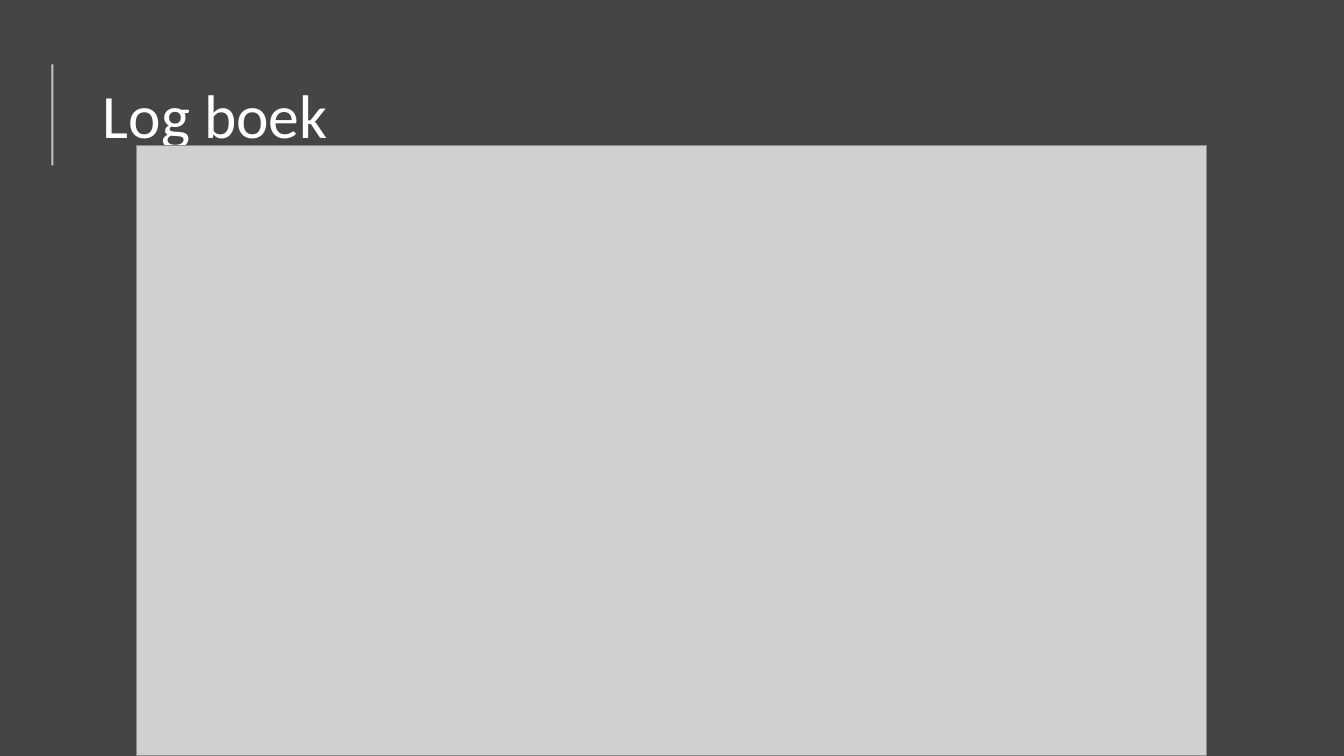
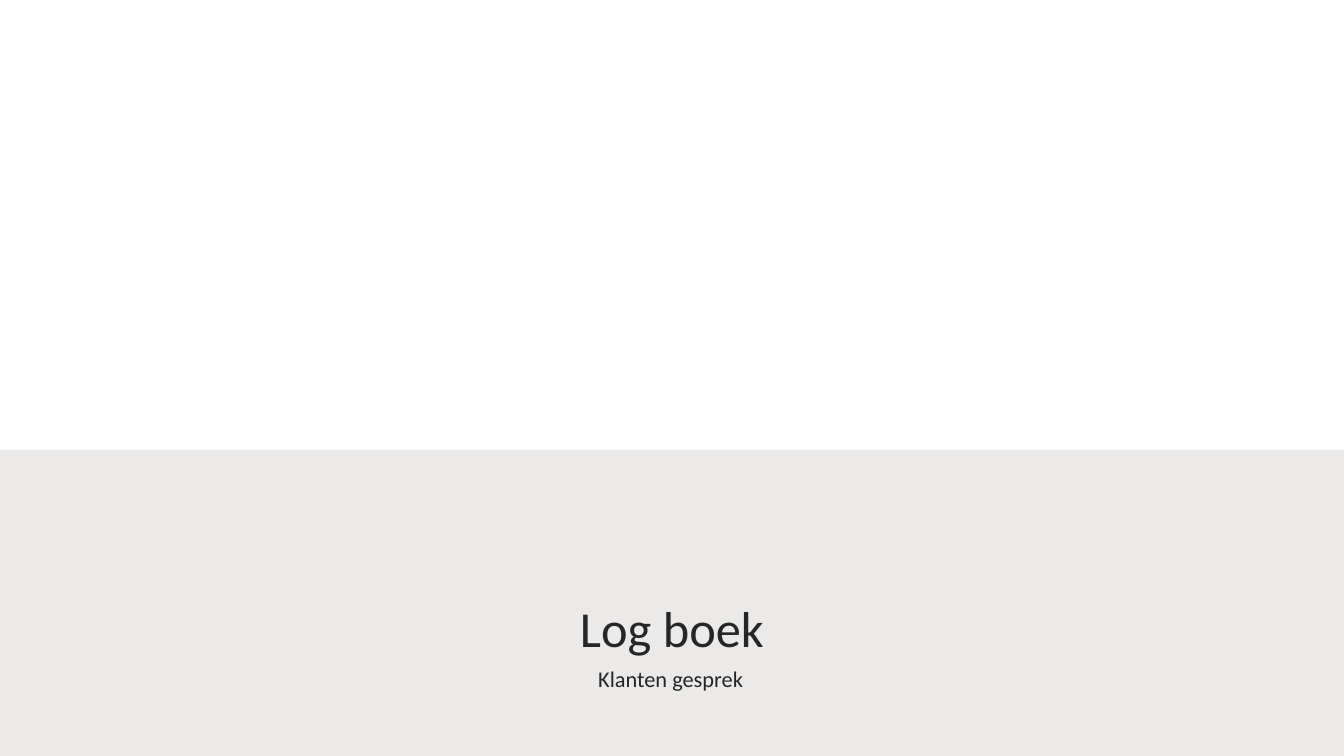
Before and after one commit to SamMayer0815/gameDevExamen, a slide deck: slide 8 of game dev examen.pptx (slide 7 before the commit). Drawn at 1344x756 pixels with LibreOffice and Linux fonts; fonts in the diff are those of the drawing; grey boxes stand for pictures; background and template pictures are left out. Boxes give left, top, right and bottom in pixels: in the first picture for what was removed or moved away, otherwise in the second. Text is boxed around its words. In the diff, an @@ line names an element or a change of style, - is before the commit and + after.

```diff
--- a/game dev examen.pptx
+++ b/game dev examen.pptx
@@ background #454545 to picture (left out) @@
@@ line removed from (52, 165) to (52, 65) @@
@@ picture removed at <box>137,145,1208,755</box> @@
@@ rectangle added at <box>0,450,1344,756</box>, fill #82766A at 15% opacity @@
@@ title "Log boek": place and size @@
-title "Log boek" at <box>103,95,327,153</box>
+title "Log boek" at <box>580,612,764,656</box>
@@ title "Log boek" at <box>580,612,764,656</box>: size 44 to 36 pt, text colour #FFFFFF to #262626; alignment left to centre; vertical alignment middle to bottom @@
@@ text added at <box>598,671,743,691</box>, 16 pt, text #262626 @@
+Klanten gesprek
```
Also in this commit, not shown: 1 other slide changed, 1 slide added.
